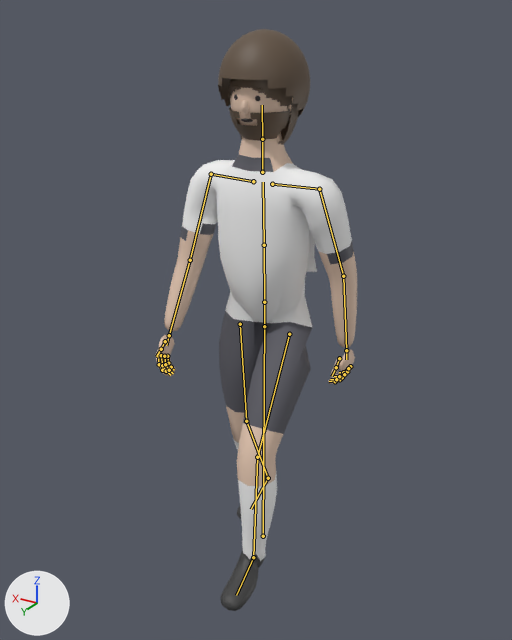
Before and after pictures for a commit that changed the glTF model football-godot/king-football/assets/models/characters/v2/player_v2.glb.
One viewpoint serves both versions: a 50 mm lens placed at (-1.118, 1.921, 1.873), pointed at (-0.01, 0.073, 0.949). Every picture has the same lights, and +X, +Y and +Z are marked at lower left. The picture after the commit comes second. Both versions are drawn at frame 21 of the action 'Walk'; the numbers are the values there. The bones that change, and the others that lie on the model, are drawn over the model as lines.

In view in the first picture: 'P_Beard', 'P_Body', 'P_Hair_Afro', 'P_Hair_Buzz', 'P_Hair_Long', 'P_Hair_Short'.
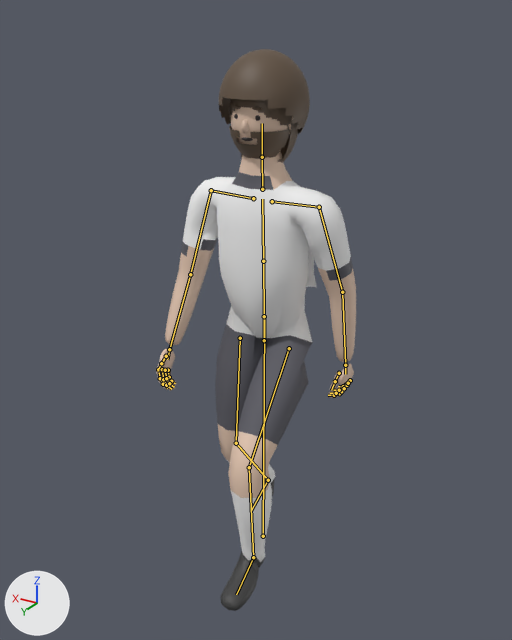
Pixel boxes [x1, y1, x2, y2] of what changed, in the pictures (512 x 640 px):
'P_Body', posed: before [155, 86, 357, 611]; after [156, 106, 356, 611]
'P_Hair_Afro', posed: before [218, 29, 310, 117]; after [219, 49, 310, 136]
'P_Beard', posed: before [229, 107, 290, 141]; after [229, 126, 290, 159]
'P_Hair_Long', posed: before [229, 93, 299, 145]; after [229, 110, 299, 163]
bone 'Hips', root to tip: before (264, 326) to (264, 302); after (264, 340) to (264, 316)
bone 'UpperLeg_L', root to tip: before (289, 334) to (257, 457); after (289, 348) to (249, 467)
bone 'LowerLeg_L', root to tip: before (257, 457) to (253, 557); after (249, 467) to (253, 557)
bone 'Foot_L', root to tip: before (253, 557) to (236, 595); after (253, 557) to (236, 594)
bone 'UpperLeg_R', root to tip: before (240, 324) to (246, 421); after (240, 338) to (236, 443)
bone 'LowerLeg_R', root to tip: before (246, 421) to (268, 478); after (236, 443) to (268, 480)
bone 'Foot_R', root to tip: before (268, 478) to (251, 509); after (268, 480) to (251, 511)

What the commit changed:
Bone 'Hips' (bone_hips) moves from (0.0, -0.034, 0.0) to (0.0, -0.088, 0.0).
Bone 'UpperLeg_L' (bone_upperleg_l) turns from (87, 55, 86) to (88, 44, 86) degrees about its own x, y and z.
Bone 'LowerLeg_L' (bone_lowerleg_l) turns from (0, 0, -31) to (0, 0, -51) degrees about its own x, y and z.
Bone 'Foot_L' (bone_foot_l) turns from (-23, -25, 91) to (-15, -25, 91) degrees about its own x, y and z.
Bone 'UpperLeg_R' (bone_upperleg_r) turns from (-64, -84, 64) to (57, -85, -57) degrees about its own x, y and z.
Bone 'LowerLeg_R' (bone_lowerleg_r) turns from (0, 0, 19) to (0, 0, 41) degrees about its own x, y and z.
Bone 'Foot_R' (bone_foot_r) turns from (-13, 29, -97) to (-1, 30, -96) degrees about its own x, y and z.
